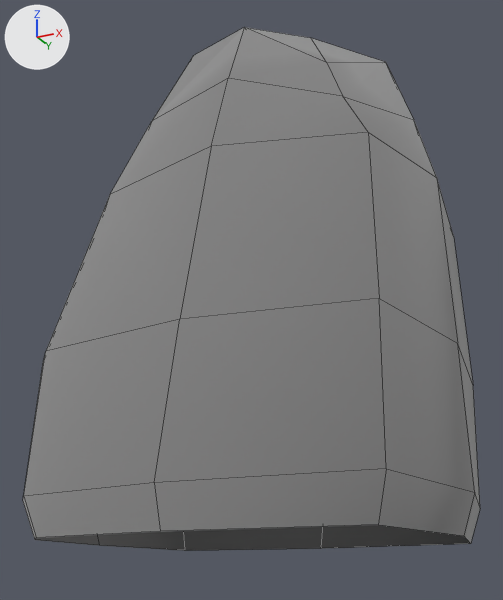
The FBX model Assets/UndergroundScripts/JC_StylizedRocks_Lite/Models/SM_Rocks_03.fbx: old version first, new version second.
Camera for both pictures: a 50 mm camera at (0.418, -0.906, -0.078) aimed at (-0.03, -0.009, 0.325). Lighting does not change. The marker at upper left points along +X, +Y and +Z. Mesh edges are drawn as thin lines. Where no turn or scale is listed for an object, it has been applied to the vertices.

Script lines for the objects in view, before the commit:
```python
mat_sm_rock_01 = principled_material('SM_Rock_01')
mat_sm_rock_01.base_color = (0.5, 0.5, 0.5)  # grey #bcbcbc
mat_sm_rock_01.metallic = 1.0
mat_sm_rock_01.roughness = 1.0
me_rock_02_zb = bpy.data.meshes.new('Rock_02_zb')
me_rock_02_zb.from_pydata(...)  # 56 vertices, 52 faces; spans x -0.304..0.271, y -0.256..0.255, z -0.028..0.711
me_rock_02_zb.materials.append(mat_sm_rock_01)  # its picture is missing
# before: 37 (0.225, 0.189, -0.028) at pixel (470, 543), 38 (0.214, -0.228, -0.028) at pixel (378, 524), 39 (-0.271, 0.21, -0.028) at pixel (184, 550), 40 (0.252, -0.009, -0.028) at pixel (463, 535), 41 (-0.025, -0.24, -0.028) at pixel (160, 531)
# before: 42 (-0.287, -0.01, -0.028) at pixel (99, 545), 43 (-0.027, 0.239, -0.028) at pixel (320, 548), 54 (-0.23, -0.207, -0.028) at pixel (36, 537), 55 (-0.268, -0.168, -0.028) at pixel (34, 539)
ob_sm_rock_03 = bpy.data.objects.new('SM_Rock_03', me_rock_02_zb)
ob_sm_rock_03.location = (0.0, 0.0, 0.0)
```
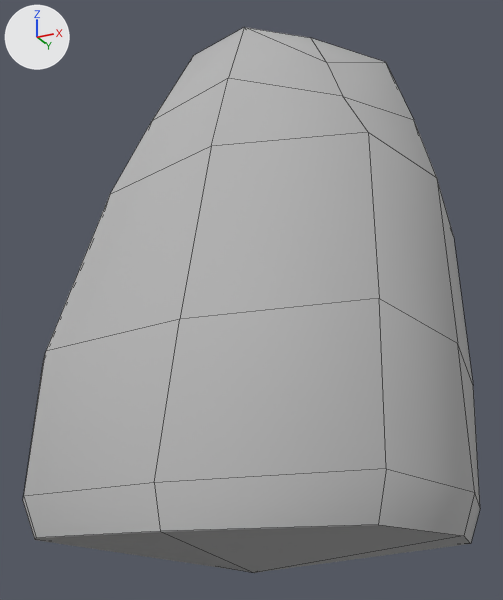
Commit message: CLose holes rock

Boxes (x1, y1, x2, y2) around the edits, measured in the pictures (503 x 600 px):
'SM_Rock_03', surface changed, reshaped: before (23, 27, 480, 551); after (23, 27, 480, 573)
part 1 of me_rock_02_zb, added: after (35, 525, 471, 573)

What changed in the scene script:
```text
Change mat_sm_rock_01:
    mat_sm_rock_01.metallic: 1.0 -> 0.0
Change me_rock_02_zb:
    used by ob_sm_rock_03; location = (0.0, 0.0, 0.0)
    verts and faces of me_rock_02_zb; kept vertices keep their numbers, new ones are numbered from 56
    remove me_rock_02_zb.from_pydata(...)  # 56 vertices, 52 faces; spans x -0.304..0.271, y -0.256..0.255, z -0.028..0.711
    add me_rock_02_zb.from_pydata(...)  # 57 vertices, 56 faces; spans x -0.304..0.271, y -0.256..0.255, z -0.068..0.711
    me_rock_02_zb part 1
    add verts[56] = (-0.026, -0.009, -0.068)  # pixel (254, 572)
    add faces += [(39, 43, 56, 42), (37, 40, 56, 43), (38, 41, 56, 40), (41, 54, 55, 42, 56)]
    me_rock_02_zb part 2: the surface is now shaded flat
```
